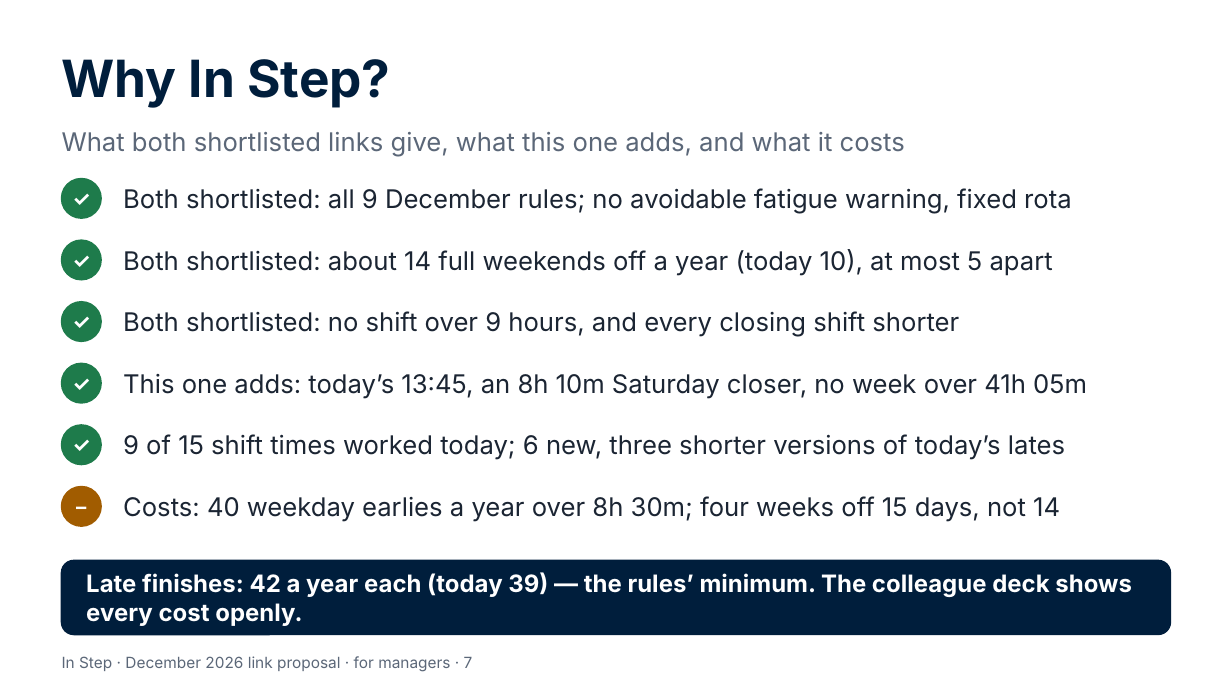
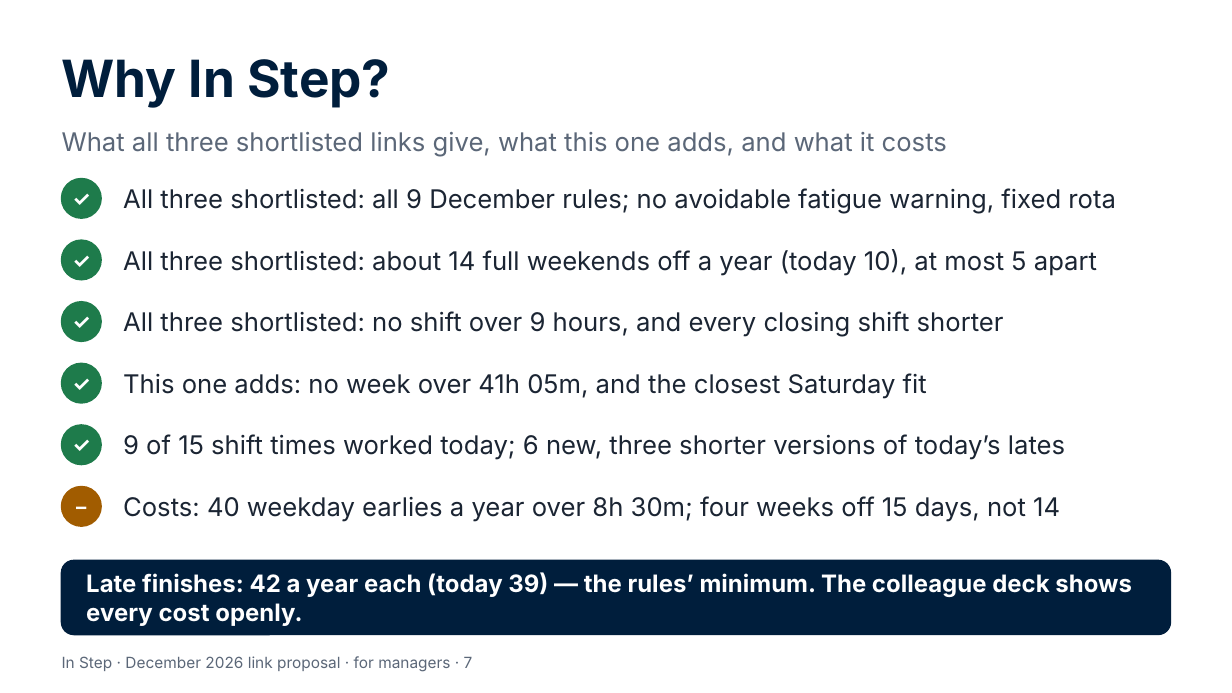
Before and after one commit to Garethdavidmiller/roster-app, a slide deck: slide 7 of docs/links-26/presentations/In-Step-for-managers.pptx. Drawn at 1232x693 pixels with LibreOffice and Linux fonts; fonts in the diff are those of the drawing. Boxes give left, top, right and bottom in pixels: in the first picture for what was removed or moved away, otherwise in the second. Text is boxed around its words. In the diff, an @@ line names an element or a change of style, - is before the commit and + after.

```diff
--- a/docs/links-26/presentations/In-Step-for-managers.pptx
+++ b/docs/links-26/presentations/In-Step-for-managers.pptx
@@ text at bbox=[62, 132, 947, 157]: text changed @@
-What both shortlisted links give, what this one adds, and what it costs
+What all three shortlisted links give, what this one adds, and what it costs
@@ text at bbox=[123, 188, 1115, 214]: text changed @@
-Both shortlisted: all 9 December rules; no avoidable fatigue warning, fixed rota
+All three shortlisted: all 9 December rules; no avoidable fatigue warning, fixed rota
@@ text at bbox=[123, 249, 1097, 275]: text changed @@
-Both shortlisted: about 14 full weekends off a year (today 10), at most 5 apart
+All three shortlisted: about 14 full weekends off a year (today 10), at most 5 apart
@@ text at bbox=[123, 311, 1004, 337]: text changed @@
-Both shortlisted: no shift over 9 hours, and every closing shift shorter
+All three shortlisted: no shift over 9 hours, and every closing shift shorter
@@ text at bbox=[123, 373, 927, 399]: text changed @@
-This one adds: today’s 13:45, an 8h 10m Saturday closer, no week over 41h 05m
+This one adds: no week over 41h 05m, and the closest Saturday fit
```
Also in this commit, not shown: 48 other files.
